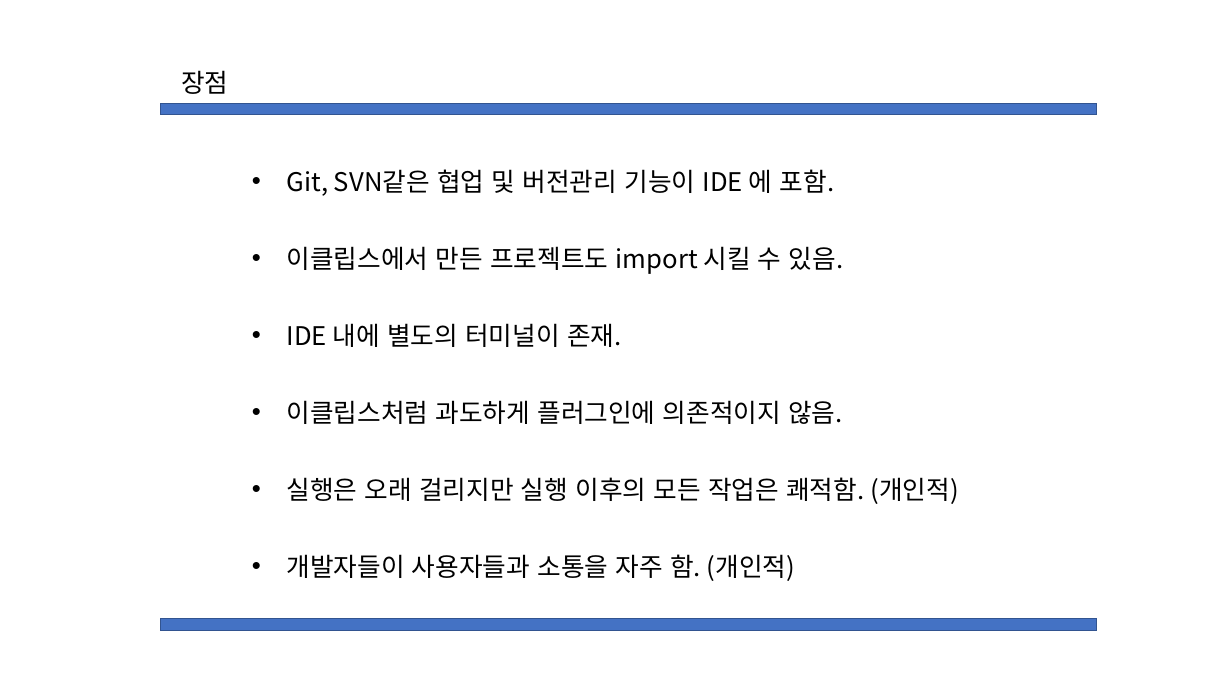
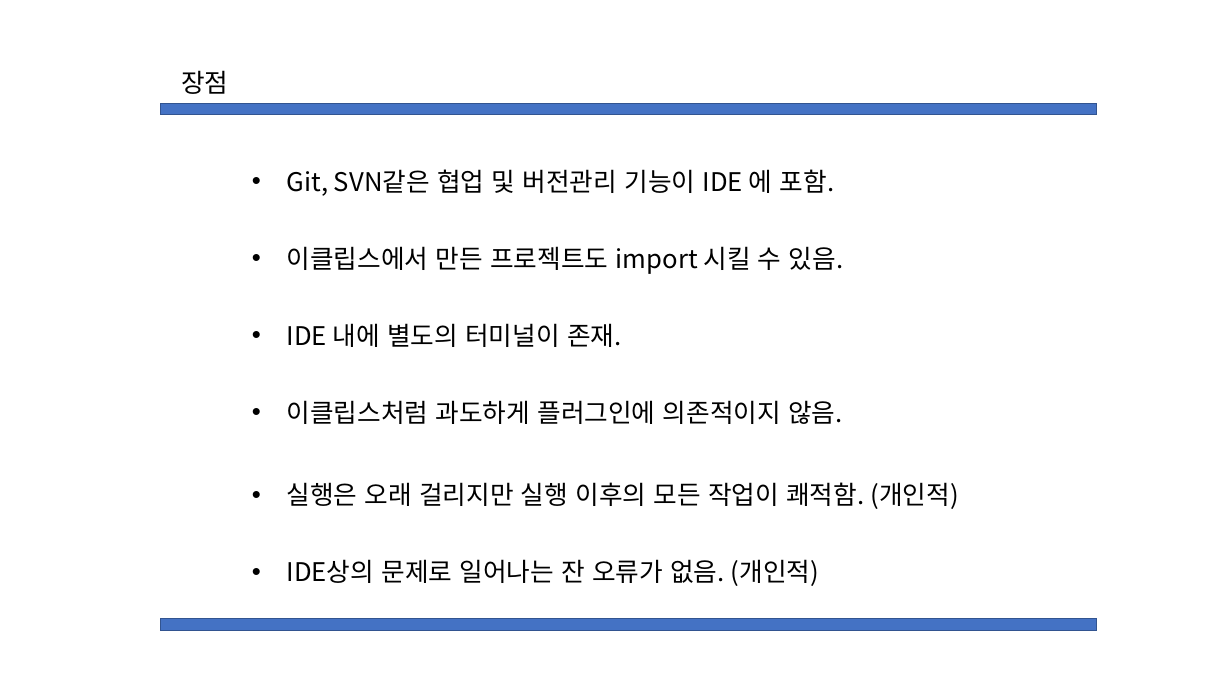
Before and after one commit to Mikusnuz/MyPractice, a slide deck: slide 9 of Study/IntelliJ.pptx. Drawn at 1232x693 pixels with LibreOffice and Linux fonts; fonts in the diff are those of the drawing. Boxes give left, top, right and bottom in pixels: in the first picture for what was removed or moved away, otherwise in the second. Text is boxed around its words. In the diff, an @@ line names an element or a change of style, - is before the commit and + after.

```diff
--- a/Study/IntelliJ.pptx
+++ b/Study/IntelliJ.pptx
@@ text at (287,477,958,581): paragraphs removed @@
-• 실행은 오래 걸리지만 실행 이후의 모든 작업은 쾌적함. (개인적)
-• 개발자들이 사용자들과 소통을 자주 함. (개인적)
@@ text added at (287,482,958,586), 20 pt, text #000000 @@
+• 실행은 오래 걸리지만 실행 이후의 모든 작업이 쾌적함. (개인적)
+• IDE상의 문제로 일어나는 잔 오류가 없음. (개인적)
```
Also in this commit, not shown: 4 other slides changed, 3 other files.
